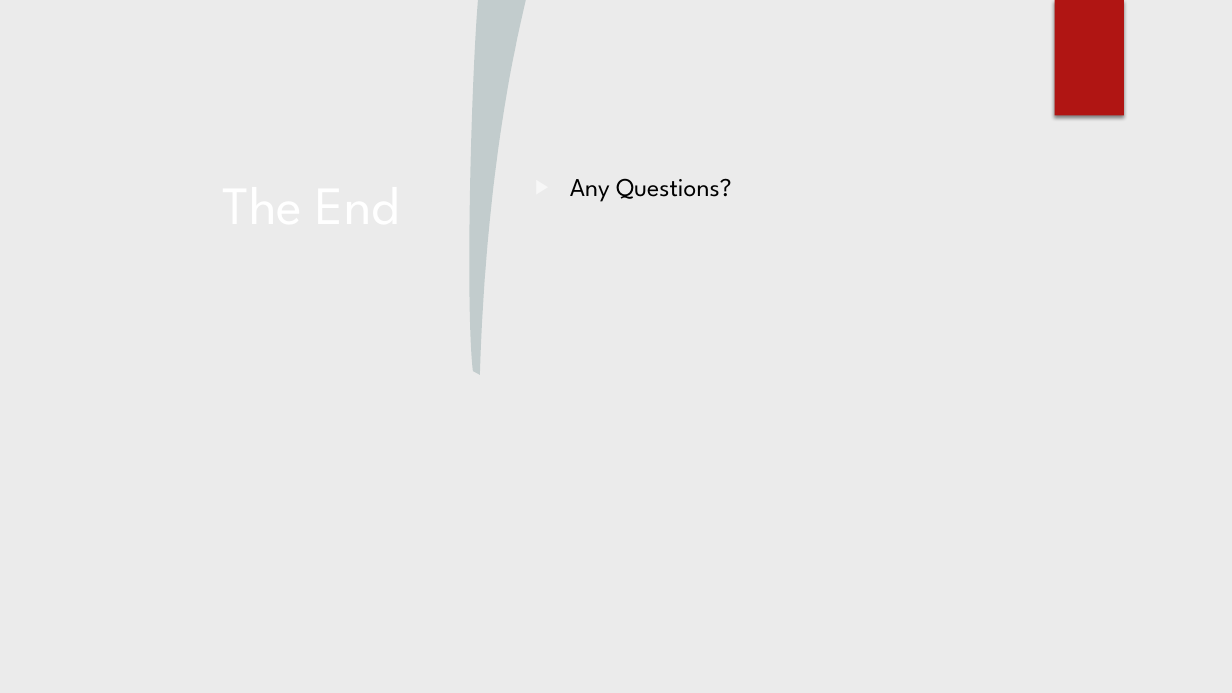
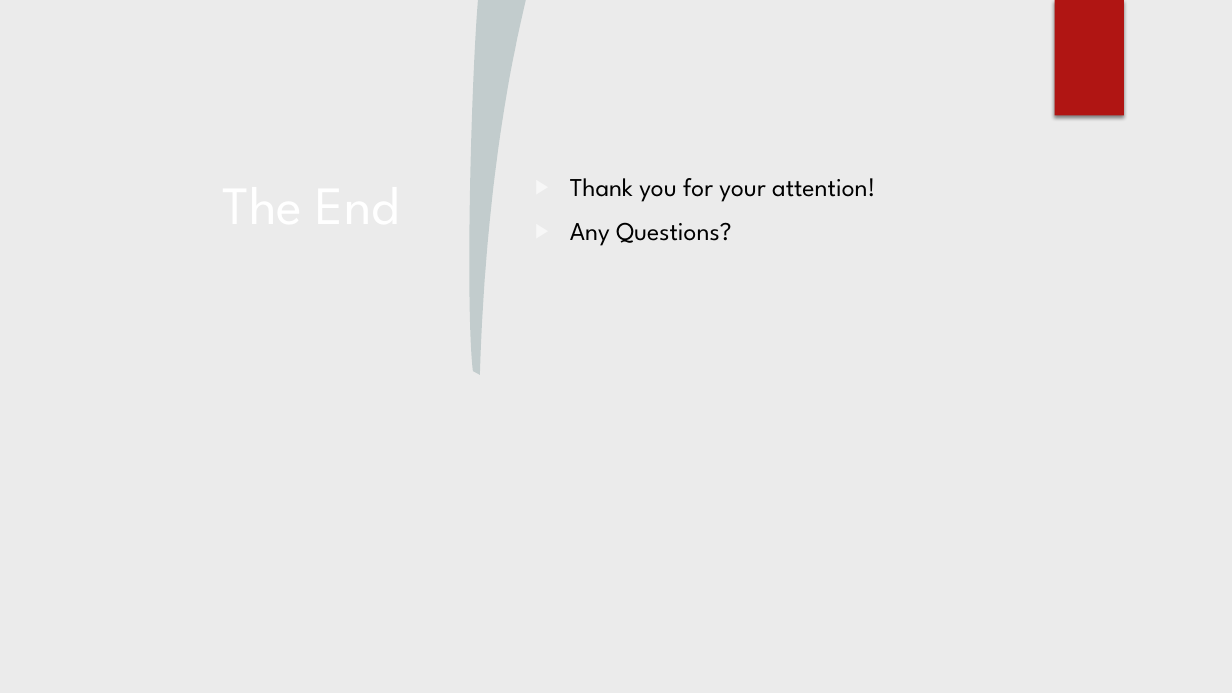
Before and after one commit to TsidAznar/WAPCENG319, a slide deck: slide 17 of Final Presentation.pptx. Drawn at 1232x693 pixels with LibreOffice and Linux fonts; fonts in the diff are those of the drawing; background and template pictures are left out. Boxes give left, top, right and bottom in pixels: in the first picture for what was removed or moved away, otherwise in the second. Text is boxed around its words. In the diff, an @@ line names an element or a change of style, - is before the commit and + after.

```diff
--- a/Final Presentation.pptx
+++ b/Final Presentation.pptx
@@ text at bbox=[570, 178, 875, 202]: paragraph added @@
+▶ Thank you for your attention!
```
